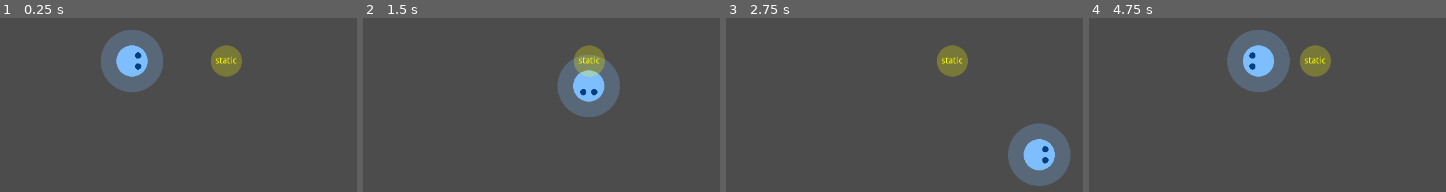
Above: before the commit, frames 1-4 (left to right).
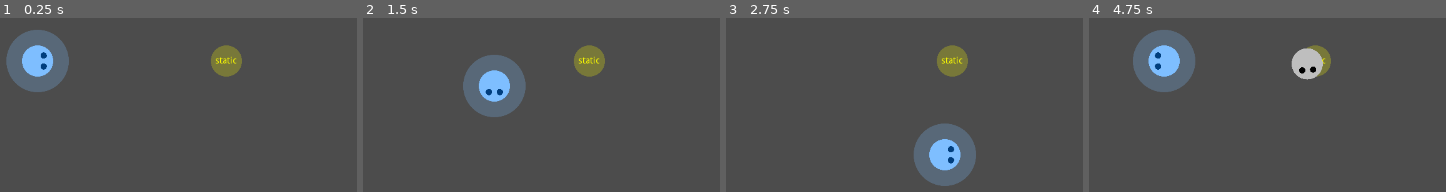
Above: after the commit, the same moments.

Repository: saimukzi/NfaoPoSim
Game: Godot game, scene res://DebugStage/DebugStage.tscn
The game is run twice, just before and just after one commit, with the same random seed, the same clock (stepped at 60 frames per second) and the same inputs. Sound files missing from this copy of the repository are replaced by a short silence.
Inputs:
- Up to frame 1 (0.25 s): no input
- Up to frame 2 (1.5 s): tap Enter at 0.5 s; hold Right (game_right) 0.53-1.28 s; hold Z (game_eat) 0.53-1.28 s; hold Down (game_down) from 1.28 s (still down); tap Z (game_eat) at 1.35 s
- Up to frame 3 (2.75 s): release Down (game_down) at 2.03 s; hold Right (game_right) from 2.03 s (still down); hold Z (game_eat) from 2.03 s (still down)
- Up to frame 4 (4.75 s): release Right (game_right) at 2.78 s; release Z (game_eat) at 2.78 s; hold Up (game_up) 2.78-3.53 s; tap Z (game_eat) at 2.85, 4.35 s; hold Z (game_eat) 3.53-4.28 s; hold Left (game_left) from 3.53 s (still down); tap W (debug_spawn) at 4.15 s

The runs differ from the first frame. In frame 1, 9.8% of the frame differs, in the area x 1-46%, y 6-43%; in frame 2, 9.7%; in frame 3, 9.8%; in frame 4, 11%, in the area x 12-66%, y 6-43%.

Commit message:
Debug stage move player to left

Diff:
--- a/DebugStage/DebugStage.tscn
+++ b/DebugStage/DebugStage.tscn
@@ -7,6 +7,9 @@
 [node name="DebugStage" type="Node"]
 
 [node name="Game" parent="." instance=ExtResource( 1 )]
+
+[node name="PolicePlayer" parent="Game/Map" index="0"]
+position = Vector2( 489, 360 )
 
 [node name="MobSpawner" type="Node2D" parent="Game/Map" index="1"]
 position = Vector2( 791, 360 )
